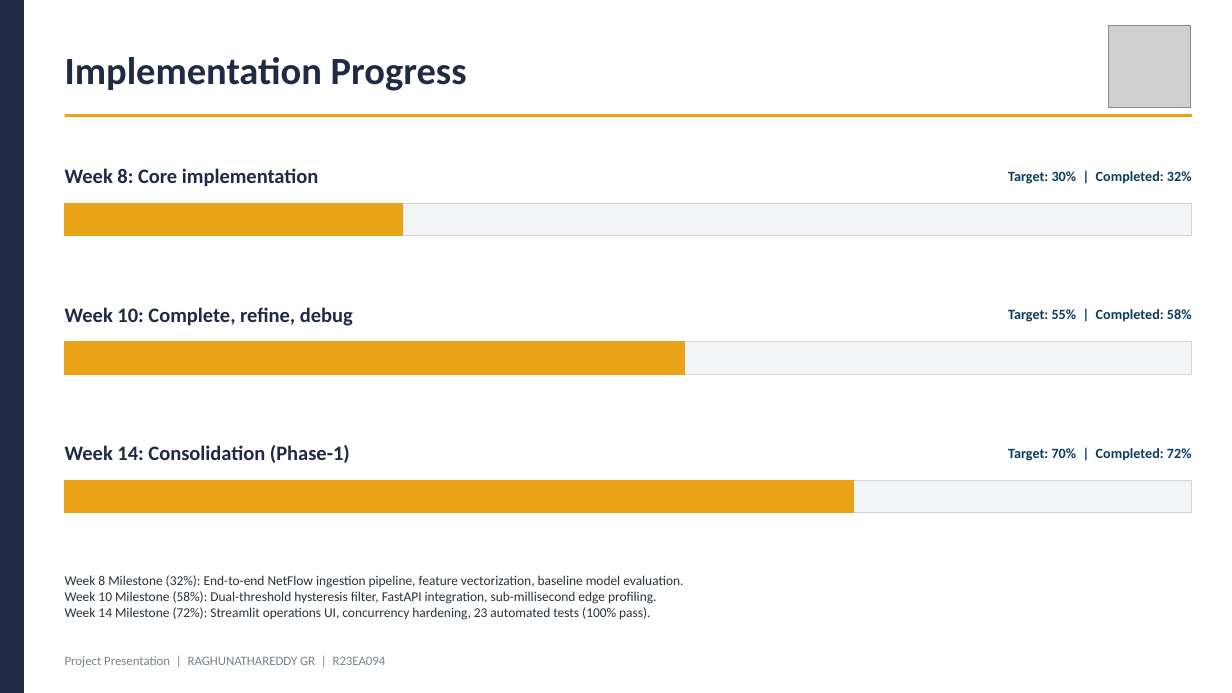
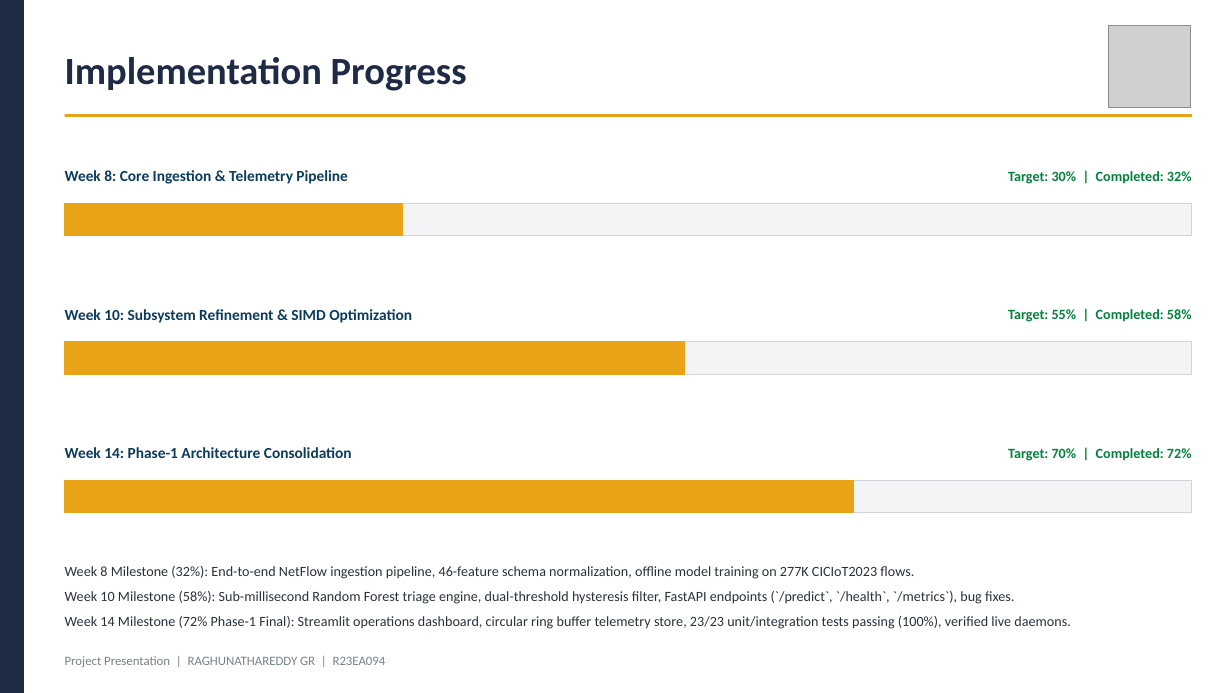
Before and after one commit to Raghunath2604/RIO_PROJECT-SMART_CITY-, a slide deck: slide 7 of docs/Project_Presentation_R23EA094.pptx. Drawn at 1232x693 pixels with LibreOffice and Linux fonts; fonts in the diff are those of the drawing; grey boxes stand for pictures. Boxes give left, top, right and bottom in pixels: in the first picture for what was removed or moved away, otherwise in the second. Text is boxed around its words. In the diff, an @@ line names an element or a change of style, - is before the commit and + after.

Commit message:
docs: finalize professional presentation card titles, justified reports, inline diagrams, and zero-defect audit

```diff
--- a/docs/Project_Presentation_R23EA094.pptx
+++ b/docs/Project_Presentation_R23EA094.pptx
@@ text at (65, 170, 347, 184): text changed; size 16 to 12 pt; text colour #1F2A44 to #0B3C5D @@
-Week 8: Core implementation
+Week 8: Core Ingestion & Telemetry Pipeline
@@ text at (65, 309, 412, 323): text changed; size 16 to 12 pt; text colour #1F2A44 to #0B3C5D @@
-Week 10: Complete, refine, debug
+Week 10: Subsystem Refinement & SIMD Optimization
@@ text at (65, 447, 352, 458): text changed; size 16 to 12 pt; text colour #1F2A44 to #0B3C5D @@
-Week 14: Consolidation (Phase-1)
+Week 14: Phase-1 Architecture Consolidation
@@ text colour #0B3C5D to #00823C in 3 elements at (1008, 171, 1192, 184), (1008, 309, 1192, 322), (1008, 448, 1192, 461) @@
@@ text at (65, 566, 1070, 629): text changed; size 10.5 to 11 pt @@
-Week 8 Milestone (32%): End-to-end NetFlow ingestion pipeline, feature vectorization, baseline model evaluation.
-Week 10 Milestone (58%): Dual-threshold hysteresis filter, FastAPI integration, sub-millisecond edge profiling.
-Week 14 Milestone (72%): Streamlit operations UI, concurrency hardening, 23 automated tests (100% pass).
+Week 8 Milestone (32%): End-to-end NetFlow ingestion pipeline, 46-feature schema normalization, offline model training on 277K CICIoT2023 flows.
+Week 10 Milestone (58%): Sub-millisecond Random Forest triage engine, dual-threshold hysteresis filter, FastAPI endpoints (`/predict`, `/health`, `/metrics`), bug fixes.
+Week 14 Milestone (72% Phase-1 Final): Streamlit operations dashboard, circular ring buffer telemetry store, 23/23 unit/integration tests passing (100%), verified live daemons.
```
Also in this commit, not shown: 11 other slides changed, 19 other files.
